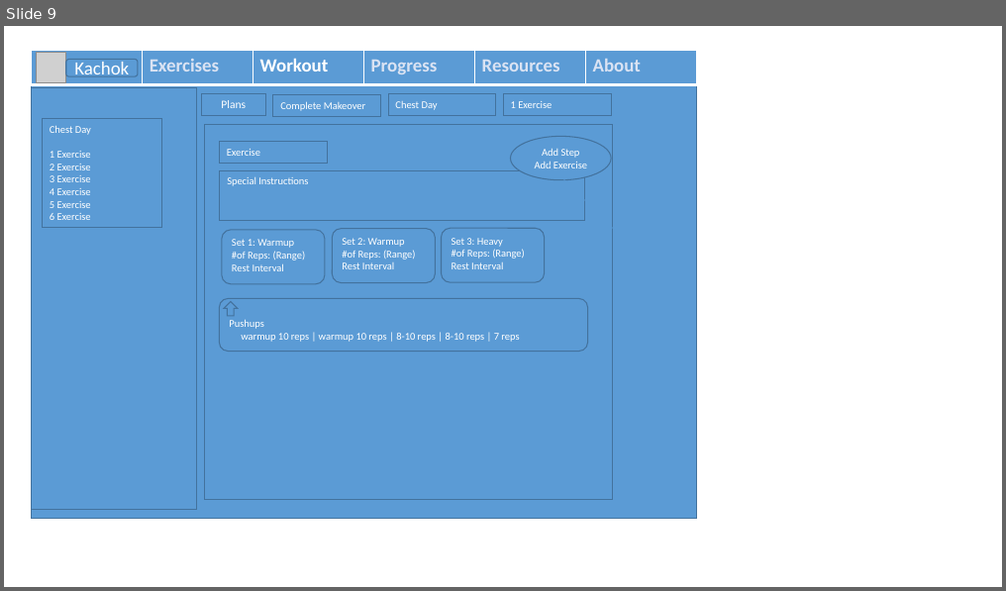
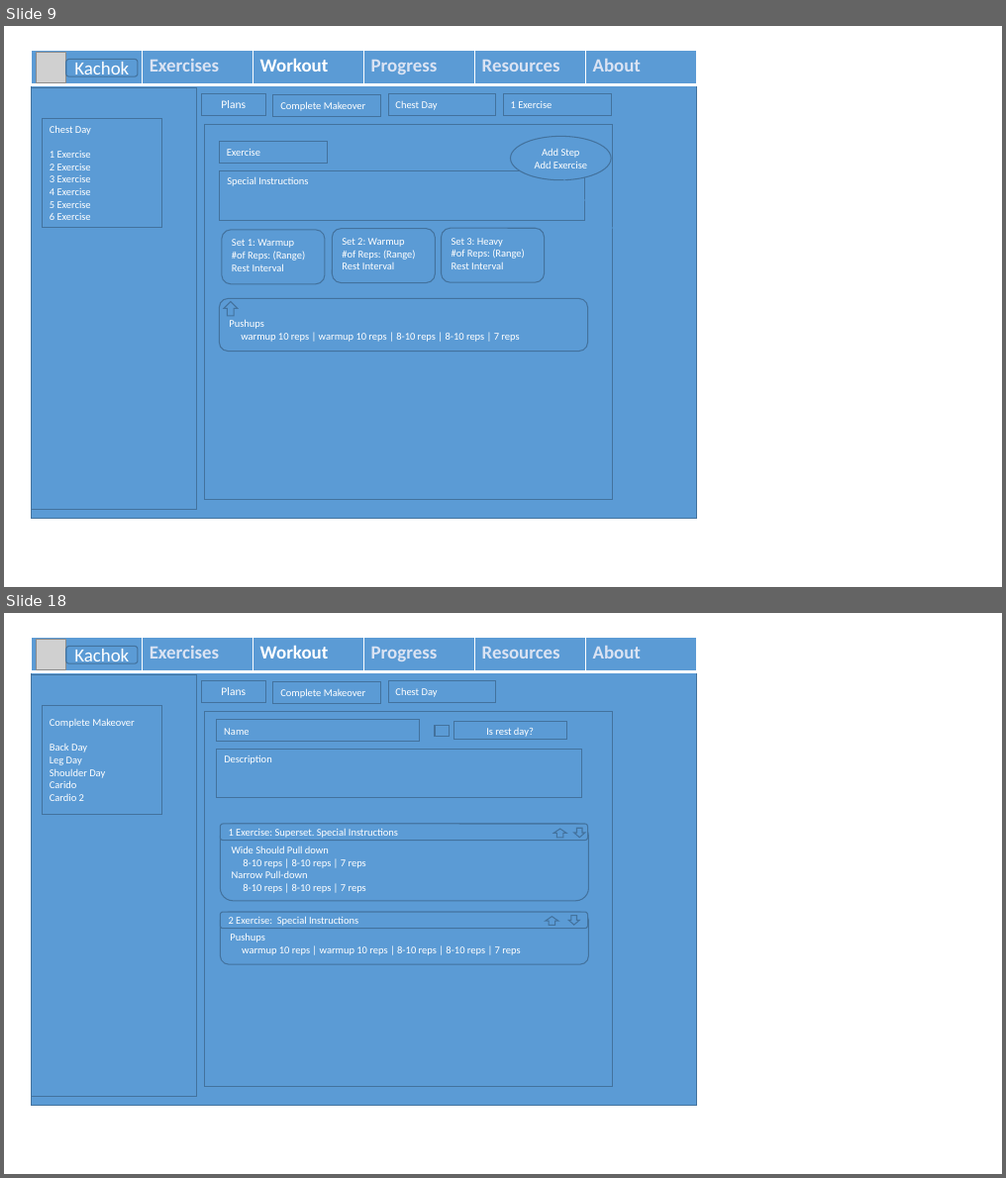
Before and after one commit to stevchik/Kachok, a slide deck: Mockup.pptx. Shown one above the other, each under a label of ours: slide 9 before the commit, slides 9 and 18 after it; the slides between them are not shown. The pictures are 1006x591 and 1006x1178 pixels, drawn with LibreOffice and Linux fonts; fonts in the diff are those of the drawing; grey boxes stand for pictures; background and template pictures are left out. Boxes give left, top, right and bottom in pixels: in the first picture for what was removed or moved away, otherwise in the second. Text is boxed around its words. In the diff, an @@ line names an element or a change of style, - is before the commit and + after.

```diff
--- a/Mockup.pptx
+++ b/Mockup.pptx
@@ slide 18 added at (4, 613, 1002, 1174), background #FFFFFF @@
@@ rectangle added at (31, 637, 696, 1105), fill #5B9BD5, outline #43739E 1 pt @@
@@ table added at (31, 637, 696, 671), 1 rows, 6 columns @@
+ | Exercises | Workout | Progress | Resources | About
@@ picture added at (37, 639, 66, 669) @@
@@ rounded rectangle added at (66, 646, 138, 663), fill #5B9BD5, outline #43739E 1 pt, 18 pt, text #FFFFFF @@
+Kachok
@@ rectangle added at (31, 675, 196, 1096), fill #5B9BD5, outline #43739E 1 pt @@
@@ rectangle added at (202, 680, 266, 702), fill #5B9BD5, outline #43739E 1 pt, 11 pt, text #FFFFFF @@
+Plans
@@ rectangle added at (273, 681, 381, 703), fill #5B9BD5, outline #43739E 1 pt, 10 pt, text #FFFFFF @@
+Complete Makeover
@@ rectangle added at (388, 680, 496, 702), fill #5B9BD5, outline #43739E 1 pt, 10 pt, text #FFFFFF @@
+Chest Day
@@ rectangle added at (43, 706, 162, 815), fill #5B9BD5, outline #43739E 1 pt, 10 pt, text #FFFFFF @@
+Complete Makeover
+Back Day
+Leg Day
+Shoulder Day
+Carido
+Cardio 2
@@ rectangle added at (205, 711, 613, 1086), fill #5B9BD5, outline #43739E 1 pt @@
@@ rectangle added at (217, 720, 420, 742), fill #5B9BD5, outline #43739E 1 pt, 10 pt, text #FFFFFF @@
+Name
@@ rectangle added at (435, 725, 450, 737), fill #5B9BD5, outline #43739E 1 pt @@
@@ rectangle added at (453, 722, 567, 740), fill #5B9BD5, outline #43739E 1 pt, 10 pt, text #FFFFFF @@
+Is rest day?
@@ rectangle added at (217, 750, 582, 799), fill #5B9BD5, outline #43739E 1 pt, 10 pt, text #FFFFFF @@
+Description
@@ rounded rectangle added at (221, 824, 589, 901), fill #5B9BD5, outline #43739E 1 pt, 10 pt, text #FFFFFF @@
+Wide Should Pull down
+8-10 reps | 8-10 reps | 7 reps
+Narrow Pull-down
+8-10 reps | 8-10 reps | 7 reps
@@ rounded rectangle added at (221, 824, 588, 841), fill #5B9BD5, outline #43739E 1 pt, 10 pt, text #FFFFFF @@
+1 Exercise: Superset. Special Instructions
@@ up arrow added at (553, 829, 566, 838), fill #5B9BD5, outline #43739E 1 pt @@
@@ down arrow added at (574, 828, 586, 838), fill #5B9BD5, outline #43739E 1 pt @@
@@ rounded rectangle added at (221, 912, 589, 964), fill #5B9BD5, outline #43739E 1 pt, 10 pt, text #FFFFFF @@
+Pushups
+warmup 10 reps | warmup 10 reps | 8-10 reps | 8-10 reps | 7 reps
@@ rounded rectangle added at (221, 912, 588, 929), fill #5B9BD5, outline #43739E 1 pt, 10 pt, text #FFFFFF @@
+2 Exercise: Special Instructions
@@ up arrow added at (546, 917, 558, 926), fill #5B9BD5, outline #43739E 1 pt @@
@@ down arrow added at (568, 916, 580, 925), fill #5B9BD5, outline #43739E 1 pt @@
```
Also in this commit, not shown: 13 other slides added.
